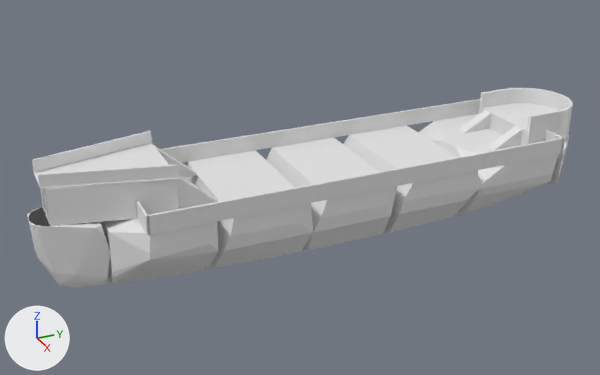
The FBX model AssetSources/export/bo_galleass.fbx, before and after one commit.
One viewpoint serves both versions: a camera (50 mm lens) standing at (60.3, -29.7, 32.4) and looking at (-0.7, -2.3, 1.9). The axes (+X, +Y, +Z) are drawn at lower left. The lights are the same throughout. The picture after the commit comes second. Vertices at exactly the same position are counted once.

Objects in the first picture: 'bo_galleass'.
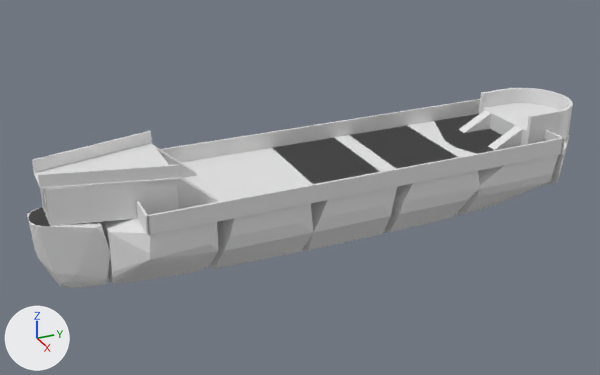
Pixel boxes [x1, y1, x2, y2] of what changed, in the pictures (600 x 375 px):
```json
{"part": 1, "of": "me_bo_galleass", "change": "added", "after": [149, 114, 560, 235]}
```

Scene script edits in JSON lines:
```json
{"block": "me_bo_galleass", "where": "# used by ob_bo_galleass; location = (0.0, 0.0, 0.0)"}
{"op": "remove", "block": "me_bo_galleass", "code": "me_bo_galleass.from_pydata(...)  # 877 vertices, 1792 faces; spans x -6.3..6.3, y -25.3..25.6, z -2.7..7.9"}
{"op": "add", "block": "me_bo_galleass", "code": "me_bo_galleass.from_pydata(...)  # 889 vertices, 1824 faces; spans x -6.3..6.3, y -25.3..25.6, z -2.7..7.9"}
{"block": "me_bo_galleass", "change": "me_bo_galleass part 1"}
{"block": "me_bo_galleass", "change": "12 vertices are added at x -6.0..6.0, y -17.6..20.6, z 3.7..3.8"}
{"block": "me_bo_galleass", "change": "32 new faces join them"}
```
